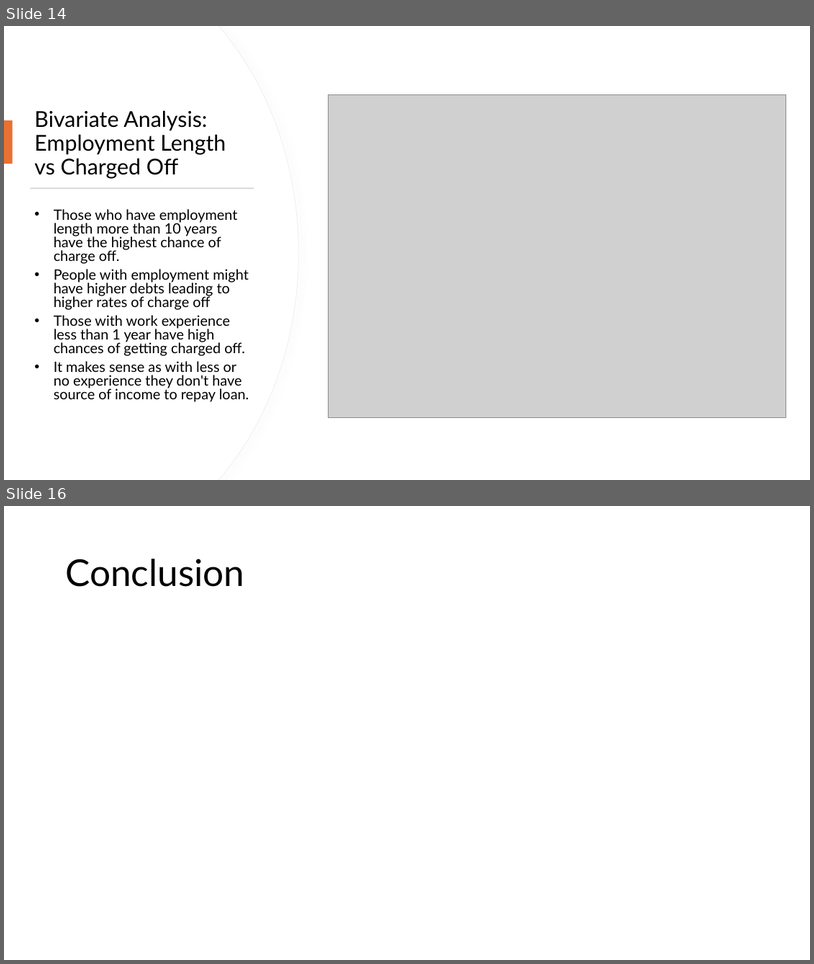
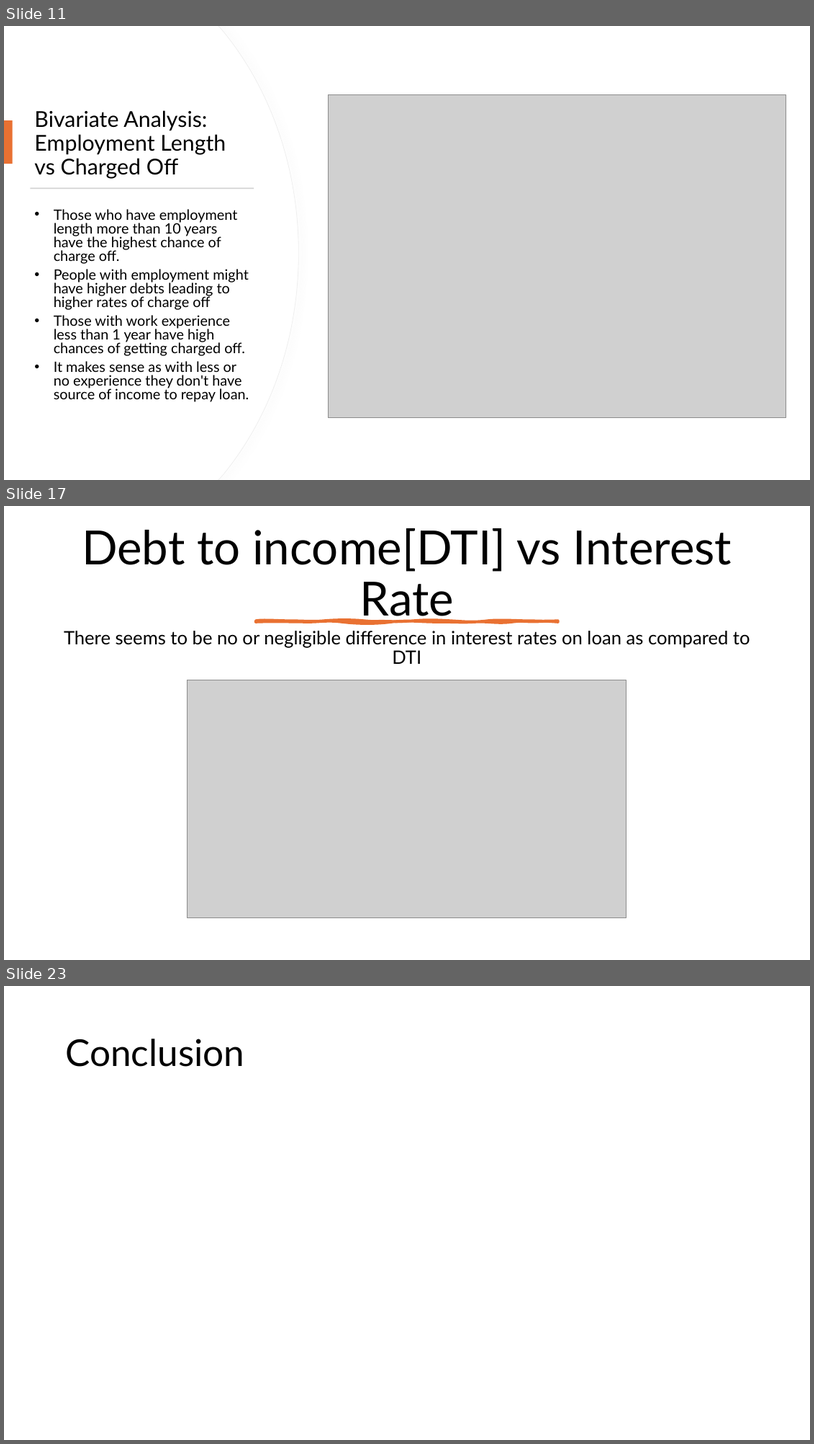
Before and after one commit to chetnapriyadarshini/Lending_Club_Case_Study_EDA, a slide deck: LendingClubCaseStudy_EDA.pptx. Shown one above the other, each under a label of ours: slides 14 and 16 before the commit, slides 11, 17 and 23 after it; the slides between them are not shown. The pictures are 814x964 and 814x1444 pixels, drawn with LibreOffice and Linux fonts; fonts in the diff are those of the drawing; grey boxes stand for pictures. Boxes give left, top, right and bottom in pixels: in the first picture for what was removed or moved away, otherwise in the second. Text is boxed around its words. In the diff, an @@ line names an element or a change of style, - is before the commit and + after.

```diff
--- a/LendingClubCaseStudy_EDA.pptx
+++ b/LendingClubCaseStudy_EDA.pptx
@@ slide 17 added at (x1=4, y1=506, x2=810, y2=960), background #FFFFFF @@
@@ title added at (x1=82, y1=528, x2=732, y2=624), 56 pt, text #000000 @@
+Debt to income[DTI] vs Interest Rate
@@ text added at (x1=64, y1=631, x2=751, y2=664), 22 pt, text #000000 @@
+There seems to be no or negligible difference in interest rates on loan as compared to DTI
@@ freeform shape added at (x1=256, y1=621, x2=558, y2=622), fill #E97132, outline #E97132 3.25 pt @@
@@ picture added at (x1=188, y1=680, x2=627, y2=917) @@
@@ what was slide 14 is now slide 11 @@
@@ what was slide 16 is now slide 23 @@
```
Also in this commit, not shown: 7 slides changed, 9 other slides added, 3 slides removed.
